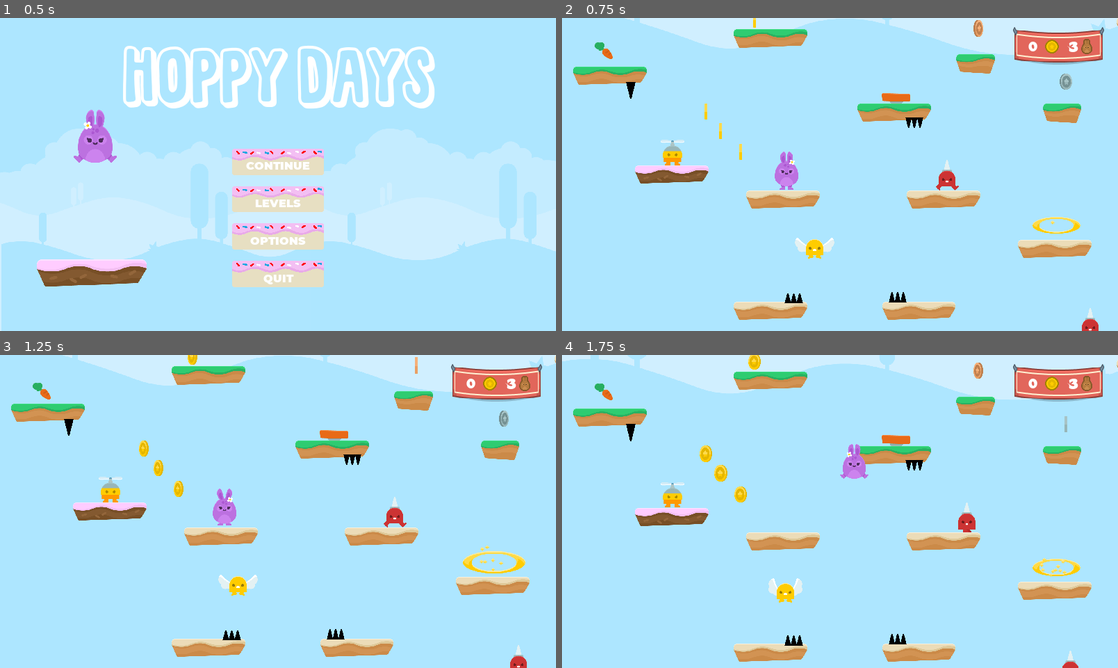
Above: before the commit, frames 1-4 (two rows, left to right).
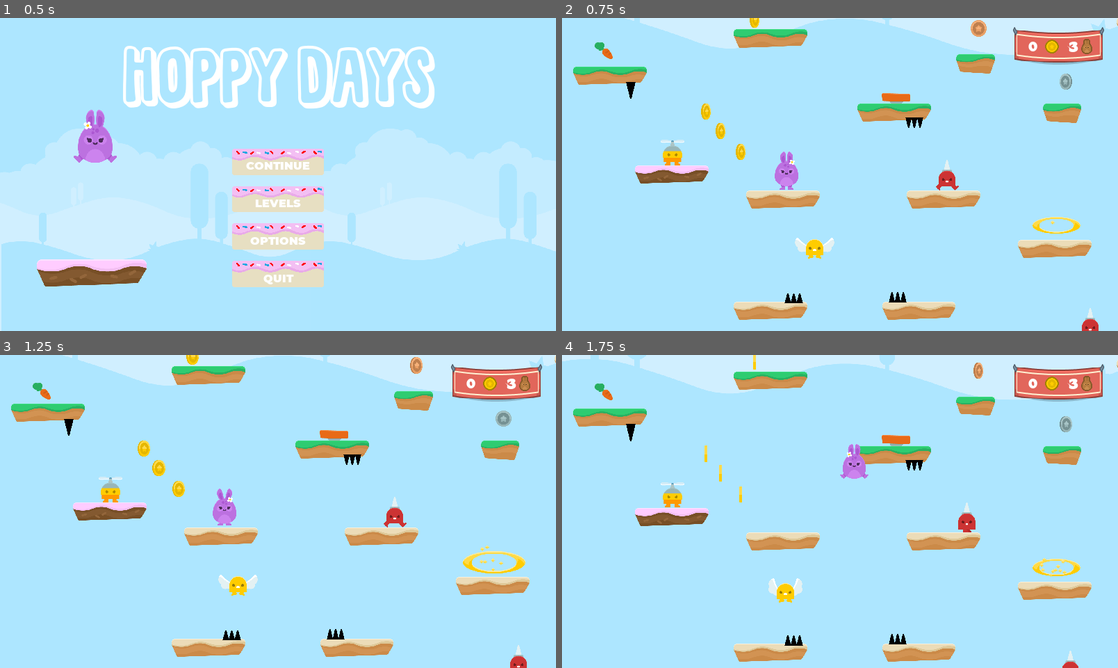
Above: after the commit, the same moments.

Repository: feRpicoral/HoppyDays
Game: Godot game, scene res://scenes/gui/MainMenu.tscn
The game is run twice, just before and just after one commit, with the same random seed, the same clock (stepped at 60 frames per second) and the same inputs.
Inputs:
- Up to frame 1 (0.5 s): no input
- Up to frame 2 (0.75 s): click "CONTINUE" at 0.5 s
- Up to frame 3 (1.25 s): no input
- Up to frame 4 (1.75 s): hold Right (ui_right) from 1.28 s (still down); tap Up (ui_up) at 1.52 s

Frame 1 is identical in both runs. In frame 2, 0.3% of the frame differs, in the area x 25-92%, y 0-46%; in frame 3, 0.3%; in frame 4, 0.5%, in the area x 24-92%, y 0-48%.

Commit message:
Bug Fixing

Diff:
--- a/levels/Level1.tscn
+++ b/levels/Level1.tscn
@@ -19,7 +19,7 @@
 [ext_resource path="res://scenes/items/coins/Silver.tscn" type="PackedScene" id=17]
 [ext_resource path="res://scenes/items/Portal.tscn" type="PackedScene" id=18]
 
-[node name="World" type="Node2D" index="0"]
+[node name="World" type="Node2D"]
 
 script = ExtResource( 1 )
 bottom_limit = 3000.0
@@ -85,22 +85,18 @@
 [node name="Gold" parent="Coins" index="0" instance=ExtResource( 7 )]
 
 position = Vector2( 997.291, 396.032 )
-frame = 3
 
 [node name="Gold2" parent="Coins" index="1" instance=ExtResource( 7 )]
 
 position = Vector2( 746.184, 872.786 )
-frame = 3
 
 [node name="Gold3" parent="Coins" index="2" instance=ExtResource( 7 )]
 
 position = Vector2( 822.157, 974.083 )
-frame = 3
 
 [node name="Gold4" parent="Coins" index="3" instance=ExtResource( 7 )]
 
 position = Vector2( 925.402, 1083.17 )
-frame = 3
 
 [node name="Carrots" type="Node2D" parent="." index="4"]
 
@@ -162,12 +158,11 @@
 [node name="Bronze" parent="." index="9" instance=ExtResource( 16 )]
 
 position = Vector2( 2157.1, 442.482 )
-frame = 4
+frame = 0
 
 [node name="Silver" parent="." index="10" instance=ExtResource( 17 )]
 
 position = Vector2( 2609.34, 719.033 )
-frame = 5
 
 [node name="Portal" parent="." index="11" instance=ExtResource( 18 )]
 
--- a/scenes/gui/MainMenu.tscn
+++ b/scenes/gui/MainMenu.tscn
@@ -25,7 +25,7 @@
 font_data = ExtResource( 5 )
 _sections_unfolded = [ "Font", "Settings" ]
 
-[node name="MainMenu" type="Control"]
+[node name="MainMenu" type="Control" index="0"]
 
 anchor_left = 0.0
 anchor_top = 0.0
--- a/scripts/Maps.gd
+++ b/scripts/Maps.gd
@@ -8,6 +8,7 @@
 export(bool) var infinite_top = true
 
 func _ready():
+	Input.set_mouse_mode(Input.MOUSE_MODE_HIDDEN)
 	Global.bottom_limit = bottom_limit
 
 	#Apply the camera limit for the level
--- a/scripts/Player.gd
+++ b/scripts/Player.gd
@@ -80,6 +80,7 @@
 
 #Ends the game
 func end_game():
+	Input.set_mouse_mode(Input.MOUSE_MODE_VISIBLE)
 	get_tree().change_scene(Global.game_over)
 
 #Needed to avoid bug
--- a/scripts/Portal.gd
+++ b/scripts/Portal.gd
@@ -68,4 +68,6 @@
 
 #Go to the levels screen after the delay
 func levels_screen():
+	Global.stop_gui = false
+	Input.set_mouse_mode(Input.MOUSE_MODE_VISIBLE)
 	get_tree().change_scene(Global.UI_levels)
